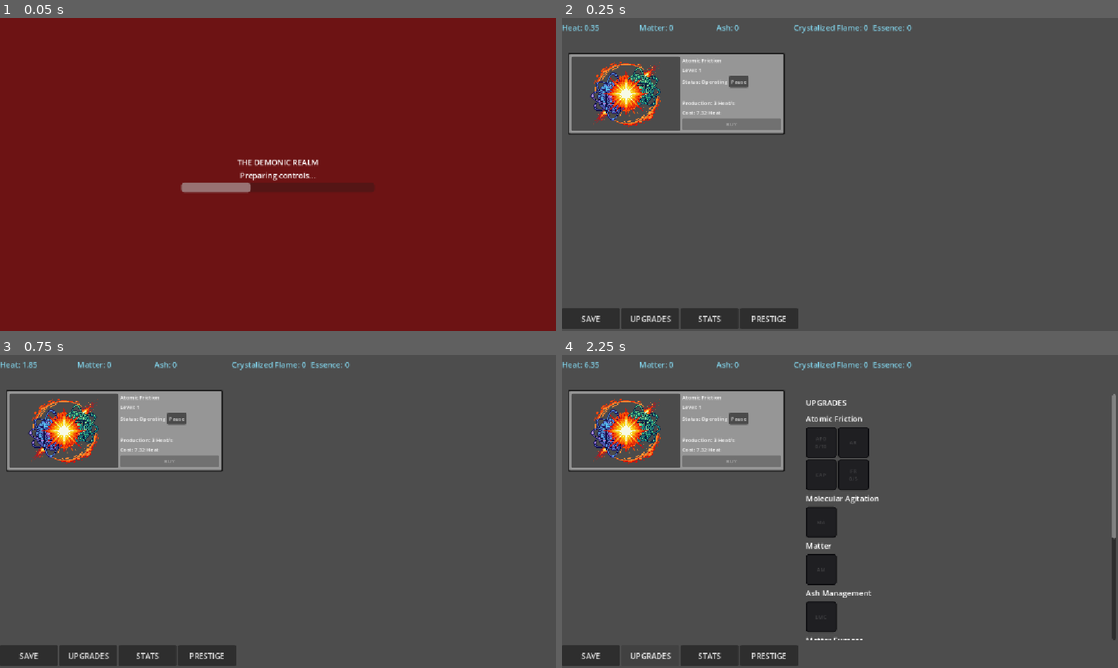
Above: before the commit, frames 1-4 (two rows, left to right).
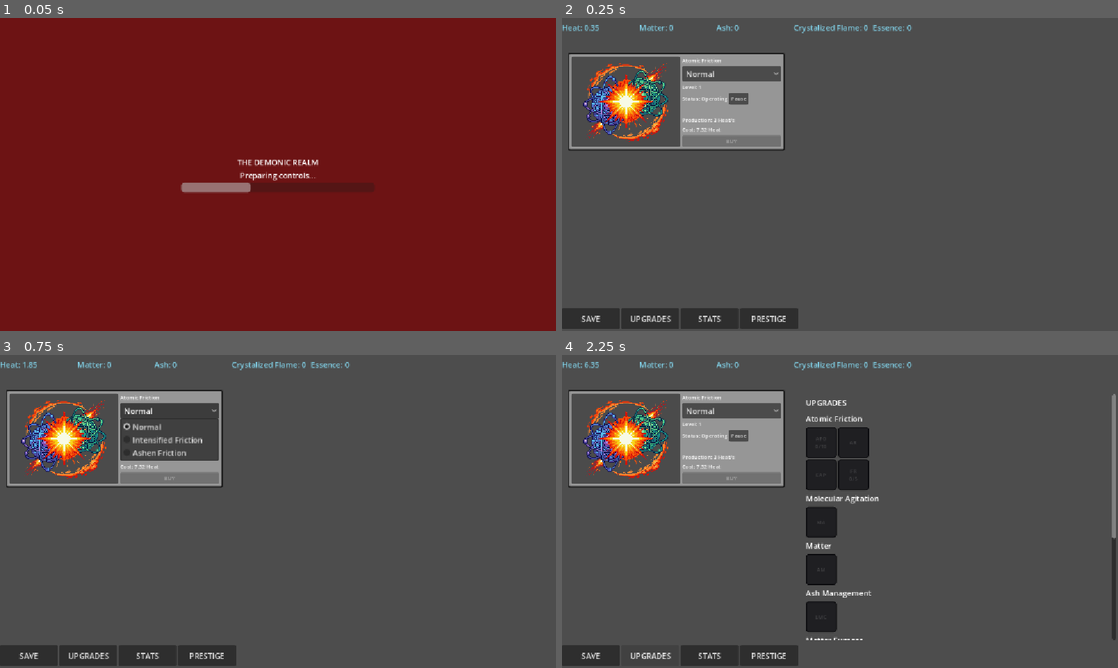
Above: after the commit, the same moments.

Repository: Goghin/Demonic-incremental
Game: Godot game, scene res://game.tscn
Same seed, same stepped clock (60 frames per second), same inputs: the game is played once before the commit and once after it.
Inputs (mouse positions are in pixels of both pictures, inside the frame that each line leads up to):
- Up to frame 1 (0.05 s): no input
- Up to frame 2 (0.25 s): no input
- Up to frame 3 (0.75 s): click (172, 411) at 0.5 s, where only the run after the commit has a clickable "Normal"
- Up to frame 4 (2.25 s): click (734, 411) at 1.25 s, where only the run after the commit has a clickable "Normal"; click "UPGRADES" at 2 s

Frame 1 is identical in both runs. In frame 2, 5.5% of the frame differs, in the area x 1-41%, y 14-43%; in frame 3, 7.0%; in frame 4, 5.5%.

Commit message:
Generator operating mode refactor

Diff:
--- a/Game/gamestats.gd
+++ b/Game/gamestats.gd
@@ -79,7 +79,7 @@
 		if not generator.unlocked:
 			continue
 
-		for input in generator.definition.inputs:
+		for input in generator.get_active_inputs():
 			if input.resource_id != resource_id:
 				continue
 
@@ -94,7 +94,6 @@
 			)
 
 	return total
-
 
 # Actual consumption rate.
 #
@@ -112,7 +111,7 @@
 		if not generator.is_operating():
 			continue
 
-		for input in generator.definition.inputs:
+		for input in generator.get_active_inputs():
 			if input.resource_id != resource_id:
 				continue
 
@@ -233,7 +232,7 @@
 
 	var total = 0.0
 
-	for input in generator.definition.inputs:
+	for input in generator.get_active_inputs():
 		if input.resource_id != resource_id:
 			continue
 
@@ -248,7 +247,6 @@
 		)
 
 	return total
-
 
 # Actual consumption rate for one generator.
 func get_generator_actual_consumption_per_second(
@@ -358,7 +356,7 @@
 		"actual_consumption": {}
 	}
 
-	for output in generator.definition.outputs:
+	for output in generator.get_active_outputs():
 		if not output.unlocked:
 			continue
 
@@ -392,7 +390,7 @@
 			)
 		)
 
-	for input in generator.definition.inputs:
+	for input in generator.get_active_inputs():
 		var resource_id = input.resource_id
 
 		data["consumption"][resource_id] = (
@@ -411,11 +409,11 @@
 
 	return data
 
-
 func get_generator_base_production_per_second(
 	generator_id: String,
 	resource_id: String
 	) -> float:
+
 	var generator = state.generators.get(generator_id)
 
 	if generator == null:
@@ -423,7 +421,7 @@
 
 	var total = 0.0
 
-	for output in generator.definition.outputs:
+	for output in generator.get_active_outputs():
 		if output.resource_id != resource_id:
 			continue
 
@@ -433,8 +431,6 @@
 		total += output.amount_per_second * generator.level
 
 	return total
-
-
 
 func get_generator_realm_effects(
 	generator_id: String,
@@ -502,7 +498,7 @@
 
 	var total = 0.0
 
-	for input in generator.definition.inputs:
+	for input in generator.get_active_inputs():
 		if input.resource_id != resource_id:
 			continue
 
@@ -512,7 +508,6 @@
 		)
 
 	return total
-
 
 # ------------------------------------------------------------
 # MODIFIERS
--- a/Generators/GeneratorDefinitions/AtomicFriction.gd
+++ b/Generators/GeneratorDefinitions/AtomicFriction.gd
@@ -3,23 +3,74 @@
 
 
 static func create() -> Generator:
-	var definition = GeneratorDefinition.new(
-		"atomic_friction",
-		"Atomic Friction",
+	var normal_mode = GeneratorOperationMode.new(
+		"normal",
+		"Normal",
+		"Operates at standard efficiency.",
+		1.0,
+		1.0,
+		1.0,
+		0.0,
 		[],
 		[
 			GeneratorIO.new(
 				ResourceIds.HEAT,
 				3.0
 			)
-		],
+		]
+	)
+
+	var intensified_friction_mode = GeneratorOperationMode.new(
+		"intensified_friction",
+		"Intensified Friction",
+		"Forces the atoms into more violent collisions, greatly increasing Heat production at increased Heat consumption.",
+		1.0,
+		2.0,
+		1.0,
+		0.0,
+		[],
+		[
+			GeneratorIO.new(
+				ResourceIds.HEAT,
+				6.0
+			)
+		]
+	)
+
+	var ashen_friction_mode = GeneratorOperationMode.new(
+		"ashen_friction",
+		"Ashen Friction",
+		"Allows friction to produce Ash as a byproduct, sacrificing part of its Heat production.",
+		1.0,
+		1.0,
+		1.0,
+		0.0,
+		[],
+		[
+			GeneratorIO.new(
+				ResourceIds.HEAT,
+				1.5
+			),
+			GeneratorIO.new(
+				ResourceIds.ASH,
+				0.15
+			)
+		]
+	)
+
+	var definition = GeneratorDefinition.new(
+		"atomic_friction",
+		"Atomic Friction",
 		6.0,
 		1.22,
 		ResourceIds.HEAT,
 		false,
-		0.0,
-		[],
-		"res://Generators/GeneratorDefinitions/Atomic_Friction.png"
+		"res://Generators/GeneratorDefinitions/Atomic_Friction.png",
+		[
+			normal_mode,
+			intensified_friction_mode,
+			ashen_friction_mode
+		]
 	)
 
 	var generator = Generator.new(definition)
--- a/Generators/GeneratorDefinitions/InfernalCondensation.gd
+++ b/Generators/GeneratorDefinitions/InfernalCondensation.gd
@@ -3,9 +3,14 @@
 
 
 static func create() -> Generator:
-	var definition = GeneratorDefinition.new(
-		"thermal_furnace",
-		"Infernal Condensation",
+	var normal_mode = GeneratorOperationMode.new(
+		"normal",
+		"Normal",
+		"Condenses immense quantities of Heat into Matter, producing Ash as a byproduct.",
+		1.0,
+		1.0,
+		1.0,
+		0.0,
 		[
 			GeneratorIO.new(
 				ResourceIds.HEAT,
@@ -22,15 +27,20 @@
 				ResourceIds.ASH,
 				0.08
 			)
-		],
+		]
+	)
+
+	var definition = GeneratorDefinition.new(
+		"thermal_furnace",
+		"Infernal Condensation",
 		1000.0,
 		1.22,
 		ResourceIds.HEAT,
 		false,
-		0.0,
-		[],
-		"res://Generators/GeneratorDefinitions/Thermal_Condensation.png"
-
+		"res://Generators/GeneratorDefinitions/Thermal_Condensation.png",
+		[
+			normal_mode
+		]
 	)
 
 	var generator = Generator.new(definition)
--- a/Generators/GeneratorDefinitions/InfernalForge.gd
+++ b/Generators/GeneratorDefinitions/InfernalForge.gd
@@ -3,10 +3,10 @@
 
 
 static func create() -> Generator:
-	var crystallization_mode = GeneratorOperationMode.new(
-		"crystallization",
-		"Crystallization",
-		"Slowly crystallizes Matter into a Crystallized Flame.",
+	var normal_mode = GeneratorOperationMode.new(
+		"normal",
+		"Normal",
+		"Operates the Infernal Forge at standard efficiency.",
 		1.0,
 		1.0,
 		1.0,
@@ -119,36 +119,18 @@
 		]
 	)
 
+
+
 	var definition = GeneratorDefinition.new(
 		"infernal_forge",
 		"Infernal Forge",
-		[
-			GeneratorIO.new(
-				ResourceIds.MATTER,
-				4.5
-			)
-		],
-		[
-			GeneratorIO.new(
-				ResourceIds.ASH,
-				5.0
-			)
-		],
 		10000000.0,
 		2.0,
 		ResourceIds.HEAT,
 		true,
-		600.0,
-		[
-			GeneratorIO.new(
-				ResourceIds.CRYSTALIZED_FLAME,
-				1.0,
-				true
-			)
-		],
 		"res://Generators/GeneratorDefinitions/Infernal_Forge.png",
 		[
-			crystallization_mode,
+			normal_mode,
 			fast_crystallization_mode,
 			violent_crystallization_mode,
 			infernal_crystallization_mode
--- a/Generators/GeneratorDefinitions/LavaMiteColony.gd
+++ b/Generators/GeneratorDefinitions/LavaMiteColony.gd
@@ -3,9 +3,14 @@
 
 
 static func create() -> Generator:
-	var definition = GeneratorDefinition.new(
-		"lava_mite_colony",
-		"Lava Mite Colony",
+	var normal_mode = GeneratorOperationMode.new(
+		"normal",
+		"Normal",
+		"Maintains a colony of Lava Mites that converts Heat, Matter, and Ash into Essence.",
+		1.0,
+		1.0,
+		1.0,
+		0.0,
 		[
 			GeneratorIO.new(
 				ResourceIds.HEAT,
@@ -27,15 +32,20 @@
 				true,
 				false
 			)
-		],
+		]
+	)
+
+	var definition = GeneratorDefinition.new(
+		"lava_mite_colony",
+		"Lava Mite Colony",
 		150.0,
 		1.2,
 		ResourceIds.MATTER,
 		false,
-		0.0,
-		[],
-		"res://Generators/GeneratorDefinitions/Lava_Mite_Colony.png"
-
+		"res://Generators/GeneratorDefinitions/Lava_Mite_Colony.png",
+		[
+			normal_mode
+		]
 	)
 
 	var generator = Generator.new(definition)
--- a/Generators/GeneratorDefinitions/MatterFurnace.gd
+++ b/Generators/GeneratorDefinitions/MatterFurnace.gd
@@ -9,7 +9,24 @@
 		"Converts Matter into Heat and Ash at standard efficiency.",
 		1.0,
 		1.0,
-		1.0
+		1.0,
+		0.0,
+		[
+			GeneratorIO.new(
+				ResourceIds.MATTER,
+				2.5
+			)
+		],
+		[
+			GeneratorIO.new(
+				ResourceIds.HEAT,
+				7500.0
+			),
+			GeneratorIO.new(
+				ResourceIds.ASH,
+				1.5
+			)
+		]
 	)
 
 	var ash_production_mode = GeneratorOperationMode.new(
@@ -36,28 +53,10 @@
 	var definition = GeneratorDefinition.new(
 		"matter_furnace",
 		"Matter Furnace",
-		[
-			GeneratorIO.new(
-				ResourceIds.MATTER,
-				2.5
-			)
-		],
-		[
-			GeneratorIO.new(
-				ResourceIds.HEAT,
-				7500.0
-			),
-			GeneratorIO.new(
-				ResourceIds.ASH,
-				1.5
-			)
-		],
 		175.0,
 		1.3,
 		ResourceIds.MATTER,
 		false,
-		0.0,
-		[],
 		"res://Generators/GeneratorDefinitions/Matter_Furnace.png",
 		[
 			normal_mode,
--- a/Generators/GeneratorDefinitions/MolecularAgitation.gd
+++ b/Generators/GeneratorDefinitions/MolecularAgitation.gd
@@ -3,24 +3,34 @@
 
 
 static func create() -> Generator:
-	var definition = GeneratorDefinition.new(
-		"molecular_agitation",
-		"Molecular Agitation",
+	var normal_mode = GeneratorOperationMode.new(
+		"normal",
+		"Normal",
+		"Operates at standard efficiency.",
+		1.0,
+		1.0,
+		1.0,
+		0.0,
 		[],
 		[
 			GeneratorIO.new(
 				ResourceIds.HEAT,
 				45.0
 			)
-		],
+		]
+	)
+
+	var definition = GeneratorDefinition.new(
+		"molecular_agitation",
+		"Molecular Agitation",
 		250.0,
 		1.22,
 		ResourceIds.HEAT,
 		false,
-		0.0,
-		[],
-		"res://Generators/GeneratorDefinitions/Molecular_Agitation.png"
-
+		"res://Generators/GeneratorDefinitions/Molecular_Agitation.png",
+		[
+			normal_mode
+		]
 	)
 
 	var generator = Generator.new(definition)
--- a/Generators/GeneratorDefinitions/ThermalCompressor.gd
+++ b/Generators/GeneratorDefinitions/ThermalCompressor.gd
@@ -3,9 +3,14 @@
 
 
 static func create() -> Generator:
-	var definition = GeneratorDefinition.new(
-		"thermal_compressor",
-		"Thermal Compressor",
+	var normal_mode = GeneratorOperationMode.new(
+		"normal",
+		"Normal",
+		"Compresses immense quantities of Heat into Matter while producing Ash as a byproduct.",
+		1.0,
+		1.0,
+		1.0,
+		0.0,
 		[
 			GeneratorIO.new(
 				ResourceIds.HEAT,
@@ -20,17 +25,22 @@
 			),
 			GeneratorIO.new(
 				ResourceIds.ASH,
-				8
+				8.0
 			)
-		],
+		]
+	)
+
+	var definition = GeneratorDefinition.new(
+		"thermal_compressor",
+		"Thermal Compressor",
 		1200000.0,
 		1.4,
 		ResourceIds.HEAT,
 		false,
-		0.0,
-		[],
-		"res://Generators/GeneratorDefinitions/Thermal_Compressor.png"
-
+		"res://Generators/GeneratorDefinitions/Thermal_Compressor.png",
+		[
+			normal_mode
+		]
 	)
 
 	var generator = Generator.new(definition)
--- a/Generators/generator.gd
+++ b/Generators/generator.gd
@@ -395,48 +395,16 @@
 
 
 func get_active_inputs() -> Array[GeneratorIO]:
-	var operation_mode = get_operation_mode()
-
-	if (
-		operation_mode != null
-		and not operation_mode.inputs.is_empty()
-	):
-		return operation_mode.inputs
-
-	return definition.inputs
+	return get_operation_mode().inputs
 
 func get_active_outputs() -> Array[GeneratorIO]:
-	var operation_mode = get_operation_mode()
-
-	if (
-		operation_mode != null
-		and not operation_mode.outputs.is_empty()
-	):
-		return operation_mode.outputs
-
-	return definition.outputs
+	return get_operation_mode().outputs
 
 func get_active_completion_outputs() -> Array[GeneratorIO]:
-	var operation_mode = get_operation_mode()
-
-	if (
-		operation_mode != null
-		and not operation_mode.completion_outputs.is_empty()
-	):
-		return operation_mode.completion_outputs
-
-	return definition.completion_outputs
+	return get_operation_mode().completion_outputs
 
 func get_cycle_duration() -> float:
-	var operation_mode = get_operation_mode()
-
-	if (
-		operation_mode != null
-		and operation_mode.cycle_duration > 0.0
-	):
-		return operation_mode.cycle_duration
-
-	return definition.cycle_duration
+	return get_operation_mode().cycle_duration
 
 func load_operation_mode(
 	mode_id: String
--- a/Generators/generator_definition.gd
+++ b/Generators/generator_definition.gd
@@ -5,16 +5,11 @@
 var id: String
 var display_name: String
 
-var inputs: Array[GeneratorIO]
-var outputs: Array[GeneratorIO]
-var completion_outputs: Array[GeneratorIO]
-
 var base_cost: float
 var cost_multiplier: float
 var cost_resource_id: String
 
 var cycle_based: bool
-var cycle_duration: float
 
 var operation_modes: Array[GeneratorOperationMode]
 
@@ -24,41 +19,28 @@
 func _init(
 	generator_id: String,
 	generator_name: String,
-	generator_inputs: Array[GeneratorIO],
-	generator_outputs: Array[GeneratorIO],
 	generator_base_cost: float,
 	generator_cost_multiplier: float,
 	generator_cost_resource_id: String,
 	generator_cycle_based: bool = false,
-	generator_cycle_duration: float = 0.0,
-	generator_completion_outputs: Array[GeneratorIO] = [],
 	generator_illustration_path: String = "",
 	generator_operation_modes: Array[GeneratorOperationMode] = []
-) -> void:
+	) -> void:
 
 	id = generator_id
 	display_name = generator_name
-	inputs = generator_inputs
-	outputs = generator_outputs
-	completion_outputs = generator_completion_outputs
+
 	base_cost = generator_base_cost
 	cost_multiplier = generator_cost_multiplier
 	cost_resource_id = generator_cost_resource_id
+
 	cycle_based = generator_cycle_based
-	cycle_duration = generator_cycle_duration
+
 	illustration_path = generator_illustration_path
 
 	operation_modes = generator_operation_modes
 
-	# Every generator must have at least one operation mode.
-	# Existing generators receive a neutral default mode.
-	if operation_modes.is_empty():
-		operation_modes.append(
-			GeneratorOperationMode.new(
-				"normal",
-				"Normal",
-				"Operates at standard efficiency.",
-				1.0,
-				1.0
-			)
-		)
+	assert(
+		not operation_modes.is_empty(),
+		"GeneratorDefinition '%s' must have at least one operation mode." % id
+	)
--- a/game_state.gd
+++ b/game_state.gd
@@ -2188,9 +2188,10 @@
 		)
 
 		if lava_mite_colony != null:
-			for output in lava_mite_colony.definition.outputs:
+			for output in lava_mite_colony.get_active_outputs():
 				if output.resource_id == ResourceIds.ESSENCE:
 					output.unlocked = true
+
 
 func is_upgrade_visible(
 	upgrade: Upgrade
--- a/simulation/simulation.gd
+++ b/simulation/simulation.gd
@@ -499,11 +499,12 @@
 		)
 
 		if generator != null:
-			for output in generator.definition.outputs:
-				if output.resource_id != effect.output_resource_id:
-					continue
-
-				output.unlocked = true
+			for mode in generator.definition.operation_modes:
+				for output in mode.outputs:
+					if output.resource_id != effect.output_resource_id:
+						continue
+
+					output.unlocked = true
 
 	elif effect.type == UpgradeEffectTypes.APPLY_MODIFIER:
 		if effect.target_id == "":
@@ -545,7 +546,6 @@
 					source_upgrade_id
 				)
 
-
 func _add_modifier_to_generator(
 	generator: Generator,
 	effect: UpgradeEffect,
